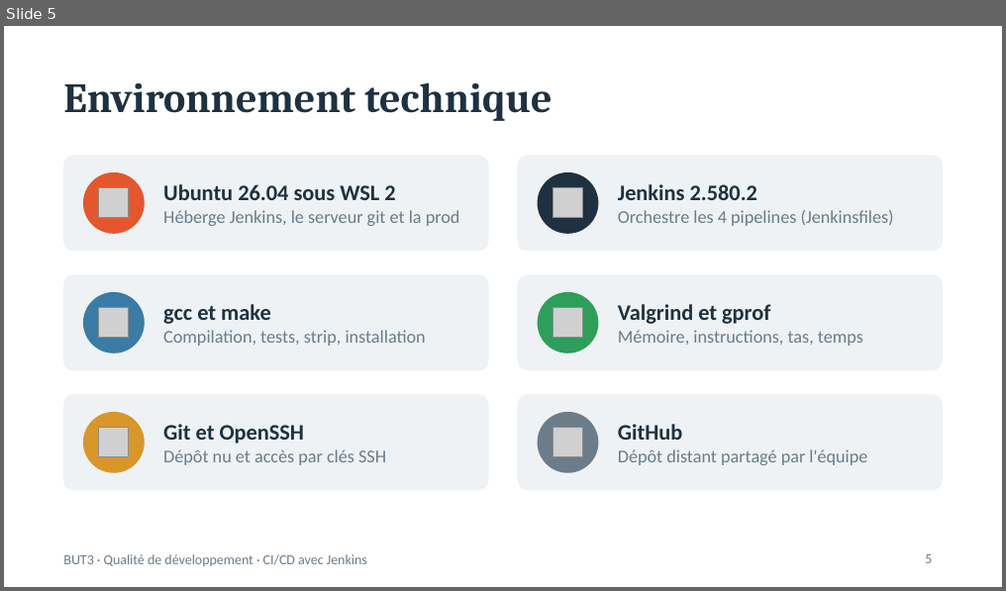
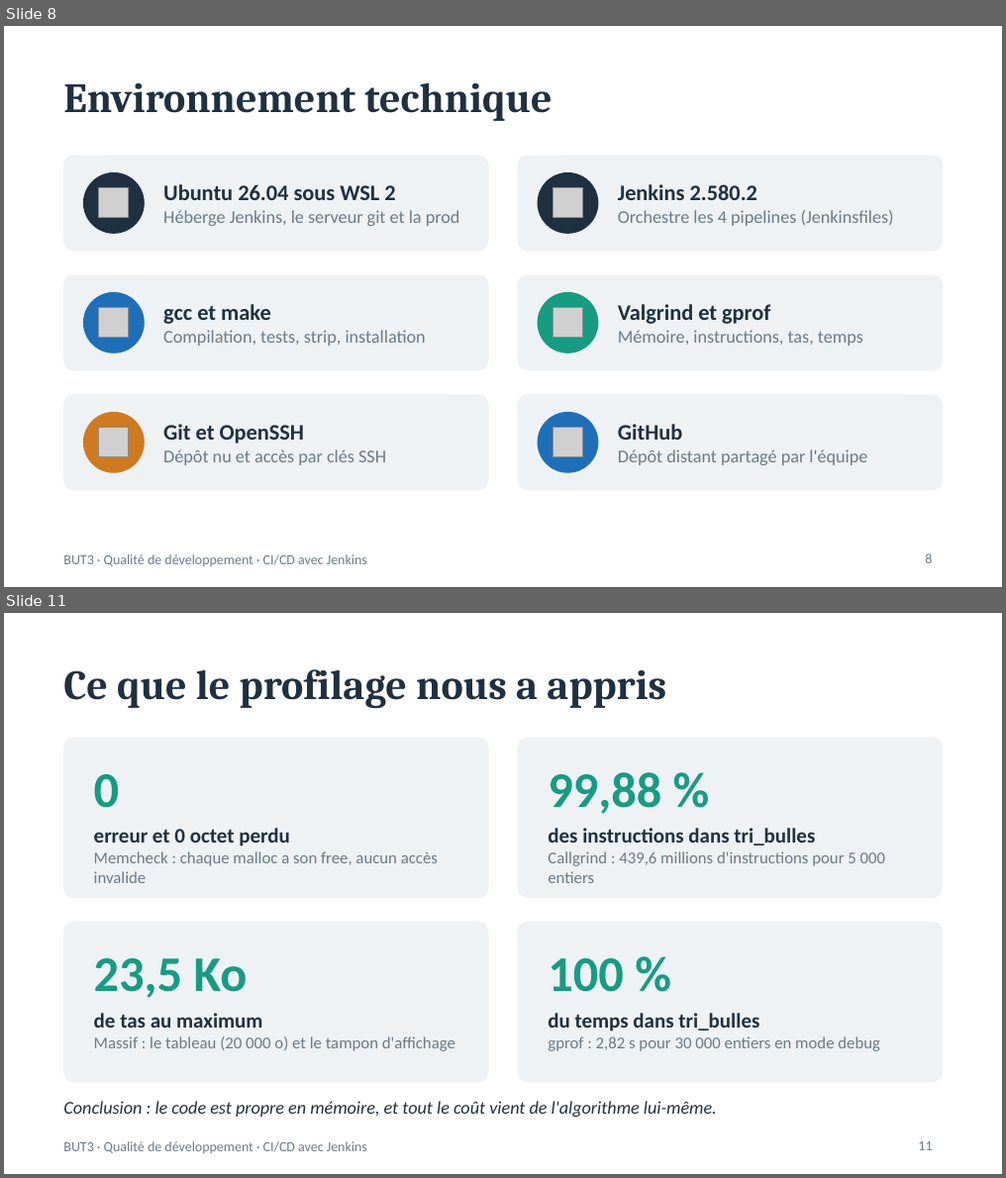
Before and after one commit to humariu506/test_jenkins, a slide deck: docs/Presentation_CICD_Jenkins.pptx. Shown one above the other, each under a label of ours: slide 5 before the commit, slides 8 and 11 after it; the slides between them are not shown. The pictures are 1006x591 and 1006x1178 pixels, drawn with LibreOffice and Linux fonts; fonts in the diff are those of the drawing; grey boxes stand for pictures. Boxes give left, top, right and bottom in pixels: in the first picture for what was removed or moved away, otherwise in the second. Text is boxed around its words. In the diff, an @@ line names an element or a change of style, - is before the commit and + after.

```diff
--- a/docs/Presentation_CICD_Jenkins.pptx
+++ b/docs/Presentation_CICD_Jenkins.pptx
@@ slide 11 added at (4,613,1002,1174), background #FFFFFF; not listed: 1 template element that a slide beside it also shows @@
@@ title added at (63,669,666,709), 30 pt, text #1F3140, bold @@
+Ce que le profilage nous a appris
@@ rounded rectangle added at (63,738,488,897), fill #EEF2F5, outline #EEF2F5 1 pt @@
@@ rounded rectangle added at (518,738,943,897), fill #EEF2F5, outline #EEF2F5 1 pt @@
@@ text added at (94,774,120,808), 36 pt, text #169C82, bold @@
+0
@@ text added at (548,772,661,814), 36 pt, text #169C82, bold @@
+99,88 %
@@ text added at (94,828,438,883), 12 pt, text #6B7C8A @@
+erreur et 0 octet perdu
+Memcheck : chaque malloc a son free, aucun accès invalide
@@ text added at (548,828,886,883), 12 pt, text #6B7C8A @@
+des instructions dans tri_bulles
+Callgrind : 439,6 millions d'instructions pour 5 000 entiers
@@ rounded rectangle added at (63,922,488,1082), fill #EEF2F5, outline #EEF2F5 1 pt @@
@@ rounded rectangle added at (518,922,943,1082), fill #EEF2F5, outline #EEF2F5 1 pt @@
@@ text added at (94,959,248,998), 36 pt, text #169C82, bold @@
+23,5 Ko
@@ text added at (548,959,624,992), 36 pt, text #169C82, bold @@
+100 %
@@ text added at (94,1013,455,1052), 12 pt, text #6B7C8A @@
+de tas au maximum
+Massif : le tableau (20 000 o) et le tampon d'affichage
@@ text added at (548,1013,880,1052), 12 pt, text #6B7C8A @@
+du temps dans tri_bulles
+gprof : 2,82 s pour 30 000 entiers en mode debug
@@ text added at (63,1101,717,1117), 13 pt, text #1F3140, italic @@
+Conclusion : le code est propre en mémoire, et tout le coût vient de l'algorithme lui-même.
@@ page number added at (918,1142,932,1151), 10 pt, text #6B7C8A @@
+11
@@ what was slide 5 is now slide 8 @@
@@ slide 8 changed as well @@
@@ ellipse at (84,174,144,234): fill #E4572E to #1F3140; outline #E4572E 1 pt to #1F3140 1 pt @@
@@ ellipse at (84,292,144,353): fill #3A7CA5 to #1F6FB8; outline #3A7CA5 1 pt to #1F6FB8 1 pt @@
@@ ellipse at (538,292,598,353): fill #2E9E5B to #169C82; outline #2E9E5B 1 pt to #169C82 1 pt @@
@@ ellipse at (84,413,144,473): fill #D9962B to #CF7A1E; outline #D9962B 1 pt to #CF7A1E 1 pt @@
@@ ellipse at (538,413,598,473): fill #6B7C8A to #1F6FB8; outline #6B7C8A 1 pt to #1F6FB8 1 pt @@
@@ page number at (925,554,932,564): text changed @@
-5
+8
```
Also in this commit, not shown: 4 other slides changed, 12 other slides added.
